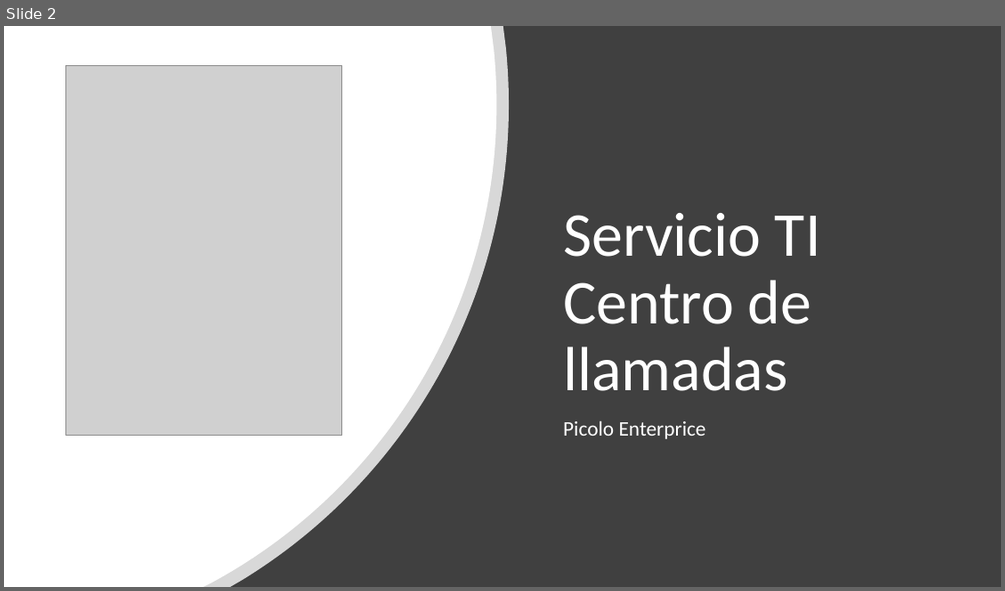
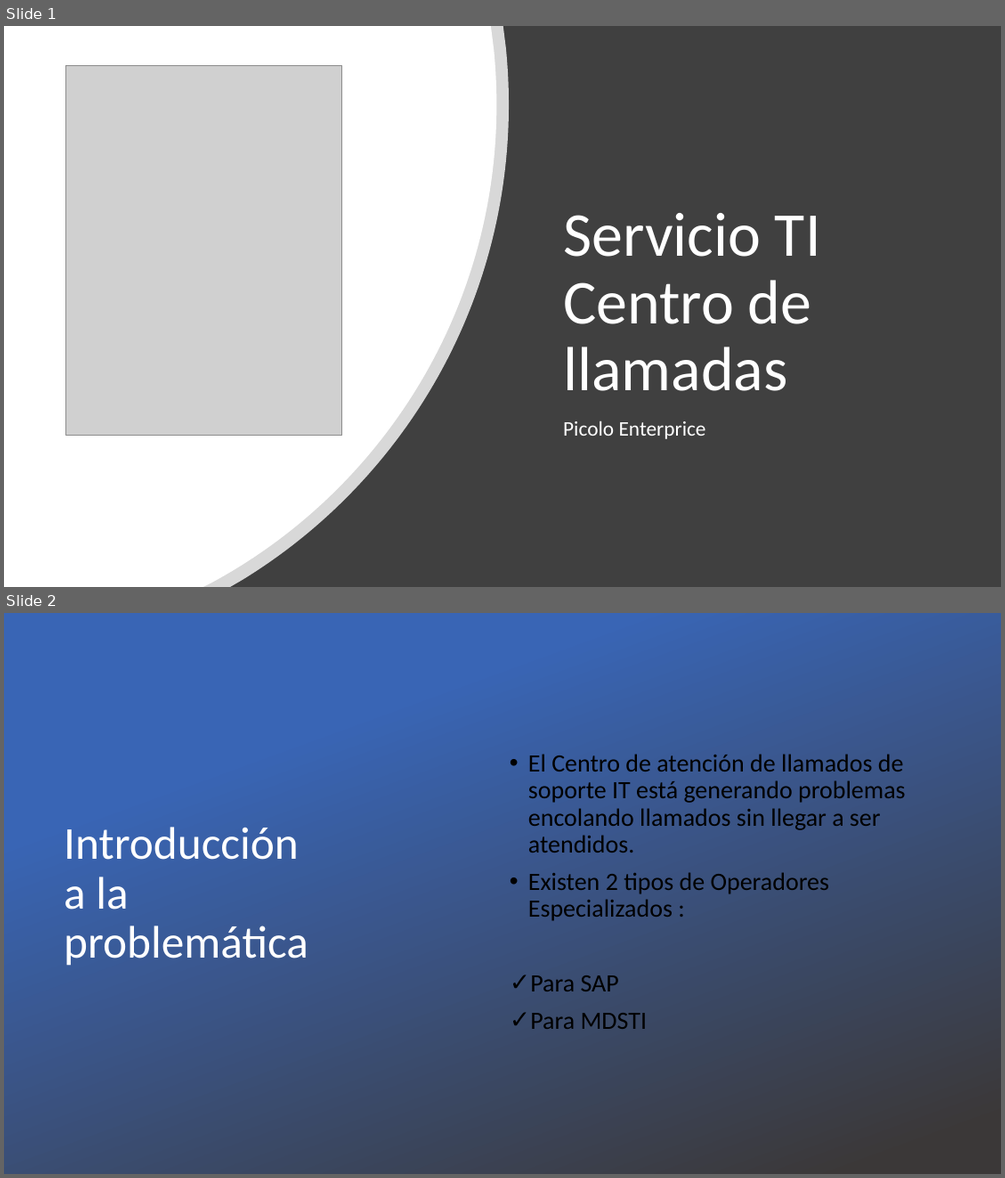
Before and after one commit to ramacal/Simulacion, a slide deck: Simulación/datos Sistema/UTN - Simulacion - Equipo 5 -TP N°6 Picolo.pptx. Shown one above the other, each under a label of ours: slide 2 before the commit, slides 1 and 2 after it. The pictures are 1005x591 and 1005x1178 pixels, drawn with LibreOffice and Linux fonts; fonts in the diff are those of the drawing; grey boxes stand for pictures; background and template pictures are left out. Boxes give left, top, right and bottom in pixels: in the first picture for what was removed or moved away, otherwise in the second. Text is boxed around its words. In the diff, an @@ line names an element or a change of style, - is before the commit and + after.

```diff
--- a/Simulación/datos Sistema/UTN - Simulacion - Equipo 5 -TP N°6 Picolo.pptx
+++ b/Simulación/datos Sistema/UTN - Simulacion - Equipo 5 -TP N°6 Picolo.pptx
@@ slide 2 added at <box>4,613,1001,1174</box>, background picture (left out) @@
@@ rectangle added at <box>4,613,1001,1174</box>, fill gradient #3965B5 to #3B3838 @@
@@ text added at <box>528,754,906,1029</box>, 24 pt, text #000000 @@
+• El Centro de atención de llamados de soporte IT está generando problemas encolando llamados sin llegar a ser atendidos.
+• Existen 2 tipos de Operadores Especializados :
+✓ Para SAP
+✓ Para MDSTI
@@ title added at <box>64,827,308,965</box>, 44 pt, text #FFFFFF @@
+Introducción
+a la problemática
@@ what was slide 2 is now slide 1 @@
```
Also in this commit, not shown: 7 other slides added, 13 slides removed.
